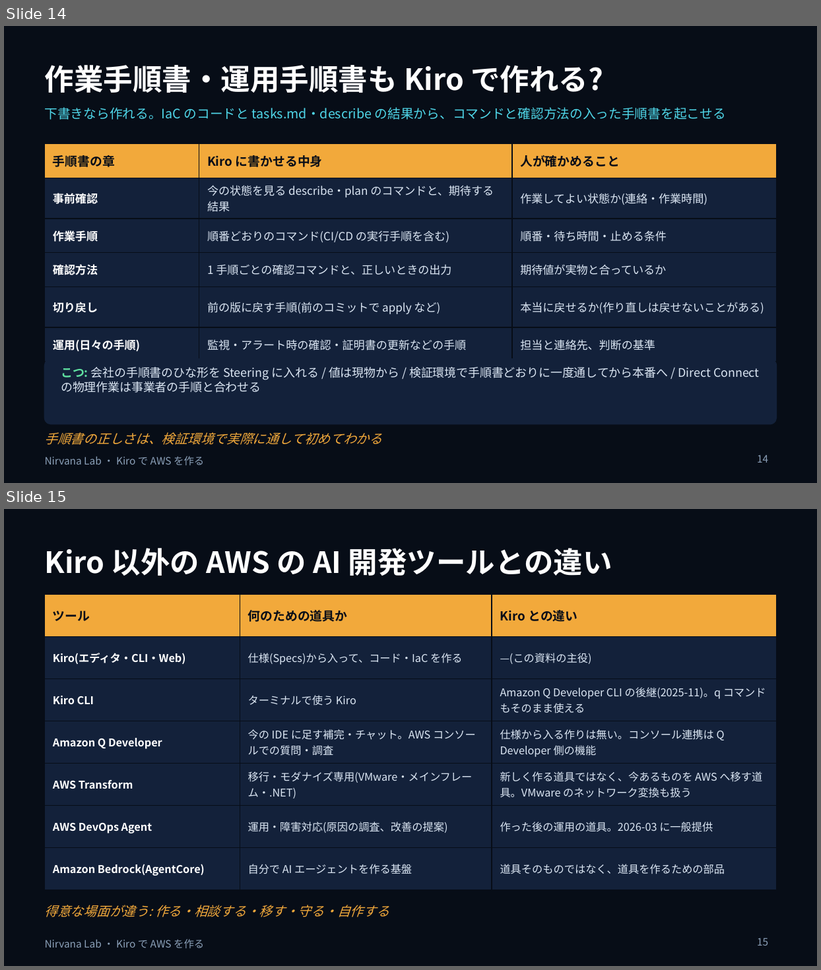
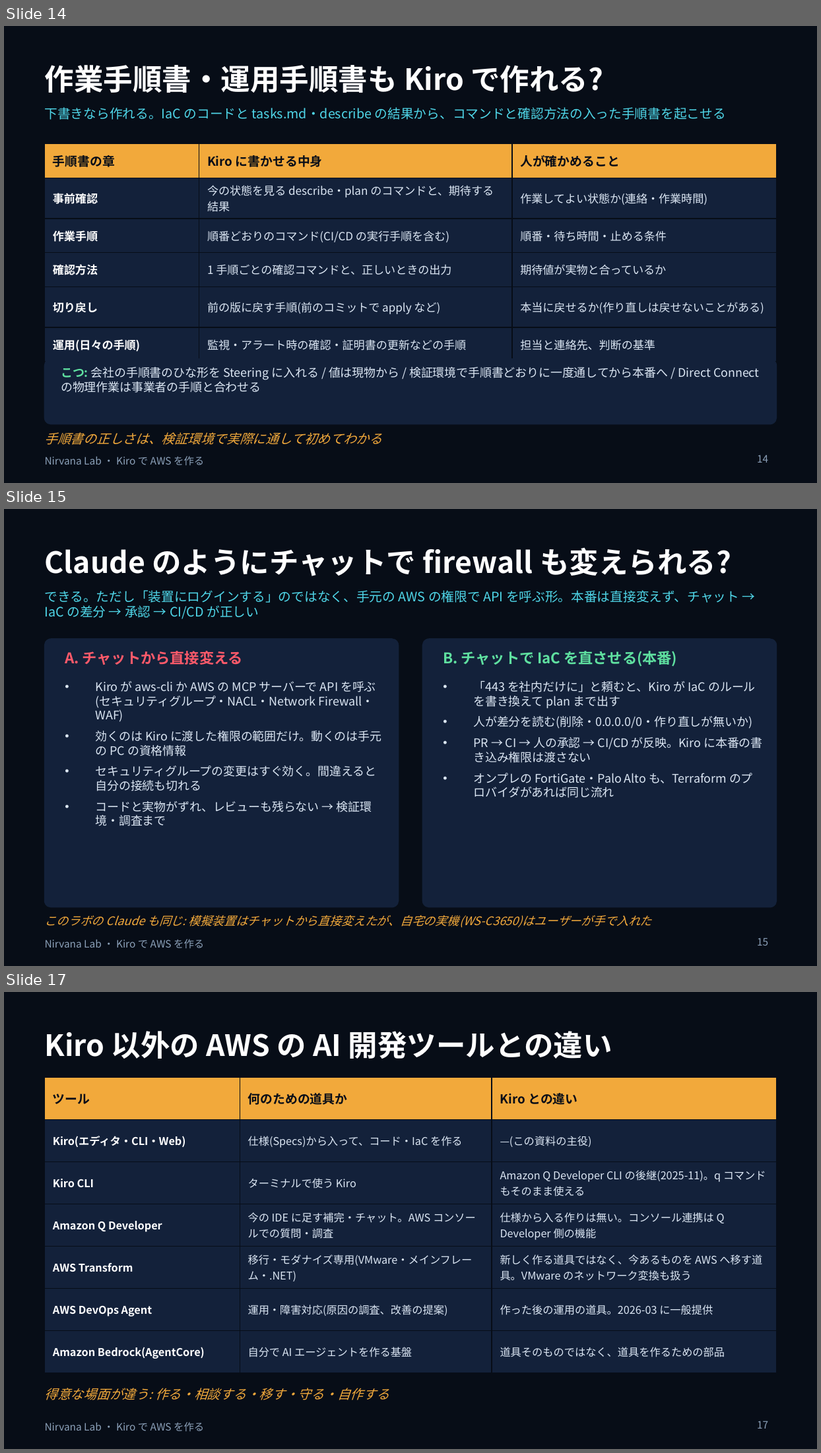
Before and after one commit to w-index-m/nirvana-lab, a slide deck: docs/ai-driven-dev-kiro.pptx. Shown one above the other, each under a label of ours: slides 14 and 15 before the commit, slides 14, 15 and 17 after it; the slides between them are not shown. The pictures are 821x970 and 821x1453 pixels, drawn with LibreOffice and Linux fonts; fonts in the diff are those of the drawing. Boxes give left, top, right and bottom in pixels: in the first picture for what was removed or moved away, otherwise in the second. Text is boxed around its words. In the diff, an @@ line names an element or a change of style, - is before the commit and + after.

```diff
--- a/docs/ai-driven-dev-kiro.pptx
+++ b/docs/ai-driven-dev-kiro.pptx
@@ slide 15 added at bbox=[4, 509, 817, 966], background #070D17; not listed: 1 template element that a slide beside it also shows @@
@@ title added at bbox=[45, 547, 731, 576], 26 pt, text #FFFFFF, bold @@
+Claude のようにチャットで firewall も変えられる?
@@ text added at bbox=[45, 590, 739, 619], 11.5 pt, text #4FD6E8 @@
+できる。ただし「装置にログインする」のではなく、手元の AWS の権限で API を呼ぶ形。本番は直接変えず、チャット → IaC の差分 → 承認 → CI/CD が正しい
@@ rounded rectangle added at bbox=[45, 639, 399, 908], fill #13213A, outline #13213A 1 pt @@
@@ rounded rectangle added at bbox=[422, 639, 776, 908], fill #13213A, outline #13213A 1 pt @@
@@ text added at bbox=[65, 651, 243, 665], 13 pt, text #FF5A6A, bold @@
+A. チャットから直接変える
@@ text added at bbox=[443, 651, 677, 667], 13 pt, text #5FE0A0, bold @@
+B. チャットで IaC を直させる(本番)
@@ text added at bbox=[96, 681, 382, 826], 10.5 pt, text #DBE6F3 @@
+• Kiro が aws-cli か AWS の MCP サーバーで API を呼ぶ(セキュリティグループ・NACL・Network Firewall・WAF)
+• 効くのは Kiro に渡した権限の範囲だけ。動くのは手元の PC の資格情報
+• セキュリティグループの変更はすぐ効く。間違えると自分の接続も切れる
+• コードと実物がずれ、レビューも残らない → 検証環境・調査まで
@@ text added at bbox=[474, 681, 762, 798], 10.5 pt, text #DBE6F3 @@
+• 「443 を社内だけに」と頼むと、Kiro が IaC のルールを書き換えて plan まで出す
+• 人が差分を読む(削除・0.0.0.0/0・作り直しが無いか)
+• PR → CI → 人の承認 → CI/CD が反映。Kiro に本番の書き込み権限は渡さない
+• オンプレの FortiGate・Palo Alto も、Terraform のプロバイダがあれば同じ流れ
@@ text added at bbox=[45, 916, 652, 928], 10.5 pt, text #F2A93B, italic @@
+このラボの Claude も同じ: 模擬装置はチャットから直接変えたが、自宅の実機(WS-C3650)はユーザーが手で入れた
@@ page number added at bbox=[757, 938, 768, 946], 9 pt, text #8BA0B8 @@
+15
@@ what was slide 15 is now slide 17 @@
@@ page number at bbox=[757, 1421, 768, 1429]: text changed @@
-15
+17
```
Also in this commit, not shown: 1 other slide added, 3 other files.
